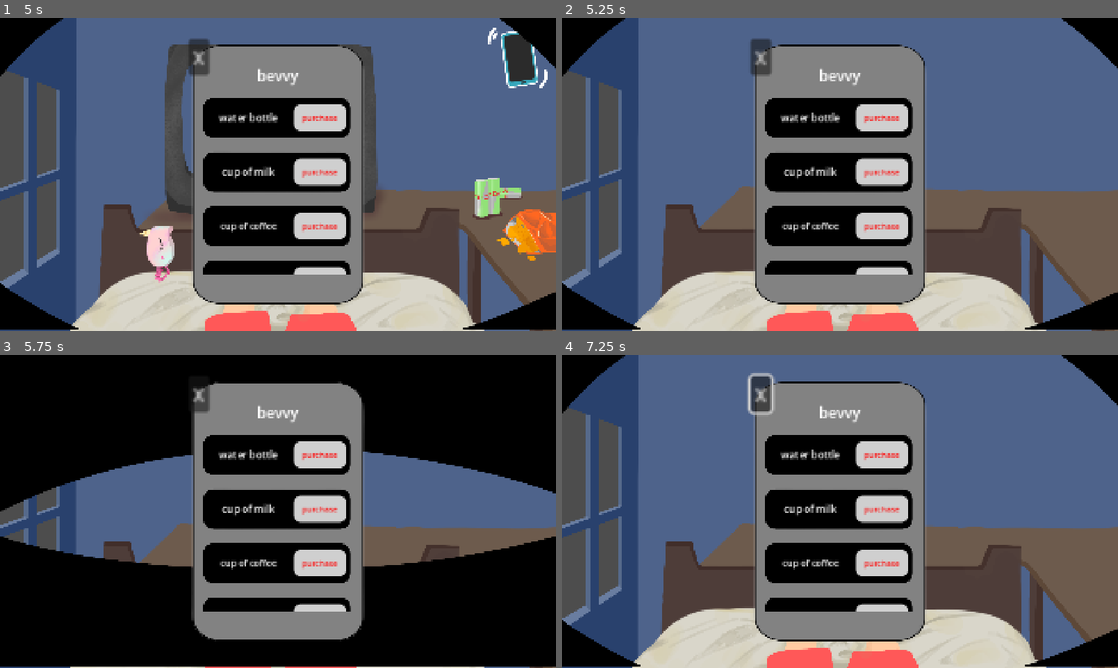
Above: before the commit, frames 1-4 (two rows, left to right).
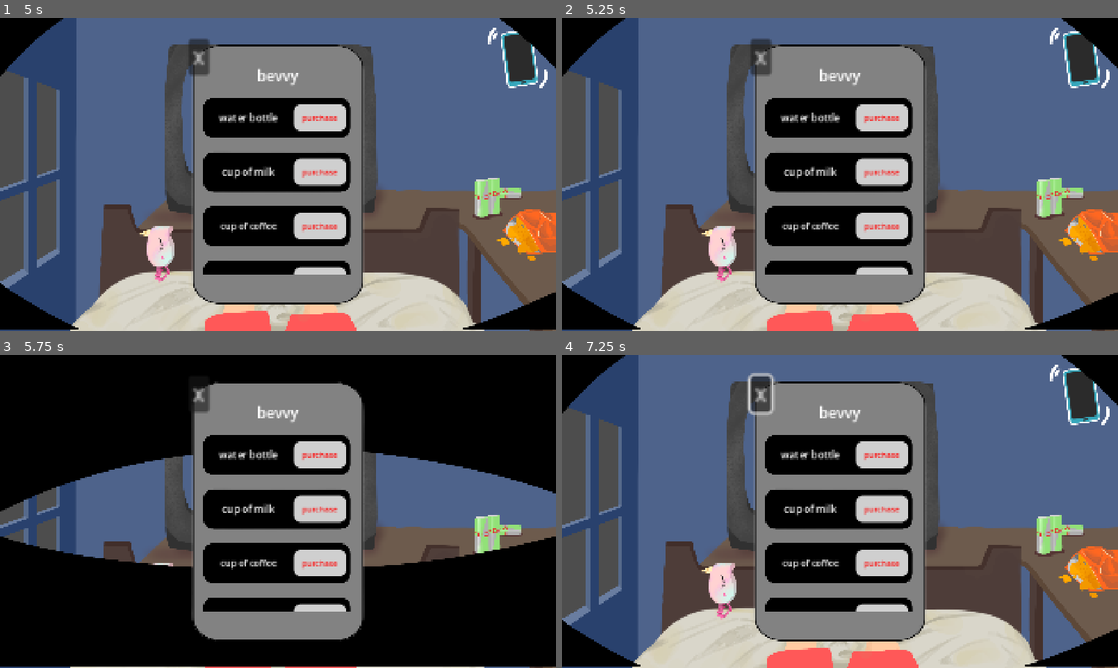
Above: after the commit, the same moments.

Repository: trailee/perfect-day-sunbeam
Game: Godot game, scene res://background.tscn
Two runs of this game, one before a commit and one after it. Both use one fixed random seed, a clock stepped at 60 frames per second and the inputs below.
Inputs (mouse positions are in pixels of both pictures, inside the frame that each line leads up to):
- Up to frame 1 (5 s): tap Enter at 0.5 s; move the mouse to (517, 55) at 0.52 s; hold Right 0.53-1.25 s; tap Alt at 0.6 s; click (517, 55) at 0.67 s; click "bumtivities" at 1.25 s; click "TV time" at 2 s; click "purchase" at 2.75 s; click "X" at 3.5 s; click "bevvy" at 4.25 s
- Up to frame 2 (5.25 s): tap Space at 5 s; move the mouse to (717, 249) at 5.02 s; hold Down from 5.03 s (still down); tap Shift at 5.1 s; click (717, 249) at 5.17 s
- Up to frame 3 (5.75 s): keep holding Down
- Up to frame 4 (7.25 s): move the mouse to (895, 442) at 5.77 s; release Down at 5.78 s; hold Right 5.78-6.53 s; tap Alt at 5.85 s; click (895, 442) at 5.92 s; tap Enter at 6.5 s; move the mouse to (812, 574) at 6.52 s; hold Up from 6.53 s (still down); tap Shift at 6.6 s; click (812, 574) at 6.67 s

Frame 1 is identical in both runs. In frame 2, 7.0% of the frame differs, in the area x 25-100%, y 3-85%; in frame 3, 2.7%; in frame 4, 7.0%.

Commit message:
mask anim fix

Diff:
--- a/bum-maxxing/background.gd
+++ b/bum-maxxing/background.gd
@@ -39,18 +39,9 @@
 		$bumbook.play()
 
 
-
 func _on_static_body_2d_2_input_event(viewport: Node, event: InputEvent, shape_idx: int) -> void:
 	if event is InputEventMouseButton and event.pressed and event.button_index == MOUSE_BUTTON_LEFT:
+		mask_anim.show()
 		mask_anim.play('default')
-		mask.hide()
-		cans.hide()
-		tv.hide()
-		marketplace.hide()
-		chipanimation.hide()
 		await mask_anim.animation_finished
-		mask.show()
-		cans.show()
-		tv.show()
-		marketplace.show()
-		chipanimation.show()
+		mask_anim.hide()
--- a/bum-maxxing/background.tscn
+++ b/bum-maxxing/background.tscn
@@ -14,6 +14,11 @@
 [ext_resource type="Texture2D" uid="uid://bq6eu4rnythqu" path="res://images/phone.png" id="9_cdpnt"]
 
 [sub_resource type="CircleShape2D" id="CircleShape2D_vvxqx"]
+
+[sub_resource type="RectangleShape2D" id="RectangleShape2D_6i7po"]
+size = Vector2(29.815071, 20)
+
+[sub_resource type="RectangleShape2D" id="RectangleShape2D_eq6nc"]
 
 [sub_resource type="AtlasTexture" id="AtlasTexture_tx2w8"]
 atlas = ExtResource("6_6i7po")
@@ -62,11 +67,6 @@
 
 [sub_resource type="CapsuleShape2D" id="CapsuleShape2D_splo0"]
 
-[sub_resource type="RectangleShape2D" id="RectangleShape2D_6i7po"]
-size = Vector2(29.815071, 20)
-
-[sub_resource type="RectangleShape2D" id="RectangleShape2D_eq6nc"]
-
 [node name="Main" type="Node2D" unique_id=612749641]
 script = ExtResource("1_gjjrj")
 textures = Array[Texture2D]([ExtResource("2_b3bg0")])
@@ -104,19 +104,6 @@
 texture = ExtResource("6_8u6ia")
 centered = false
 
-[node name="mask_anim" type="AnimatedSprite2D" parent="interactable" unique_id=1413451565]
-position = Vector2(960, 537)
-sprite_frames = SubResource("SpriteFrames_e8087")
-
-[node name="StaticBody2D2" type="StaticBody2D" parent="interactable/mask_anim" unique_id=363937100]
-position = Vector2(889, 189)
-input_pickable = true
-
-[node name="CollisionShape2D" type="CollisionShape2D" parent="interactable/mask_anim/StaticBody2D2" unique_id=2000496020]
-position = Vector2(-1305, 77)
-scale = Vector2(7.7262154, 7.971705)
-shape = SubResource("CapsuleShape2D_splo0")
-
 [node name="chipanimation" parent="interactable" unique_id=897342331 instance=ExtResource("5_8u6ia")]
 
 [node name="cans" type="Sprite2D" parent="interactable" unique_id=320995712]
@@ -150,6 +137,19 @@
 scale = Vector2(38.16507, 31.47528)
 shape = SubResource("RectangleShape2D_eq6nc")
 
+[node name="mask_anim" type="AnimatedSprite2D" parent="interactable" unique_id=1413451565]
+position = Vector2(960, 537)
+sprite_frames = SubResource("SpriteFrames_e8087")
+
+[node name="StaticBody2D2" type="StaticBody2D" parent="interactable/mask_anim" unique_id=363937100]
+position = Vector2(889, 189)
+input_pickable = true
+
+[node name="CollisionShape2D" type="CollisionShape2D" parent="interactable/mask_anim/StaticBody2D2" unique_id=2000496020]
+position = Vector2(-1305, 77)
+scale = Vector2(7.7262154, 7.971705)
+shape = SubResource("CapsuleShape2D_splo0")
+
 [node name="ui" type="CanvasLayer" parent="." unique_id=711133326]
 
 [node name="HBoxContainer" type="HBoxContainer" parent="ui" unique_id=1012324673]
Not shown, added: bum-maxxing/export_presets.cfg
